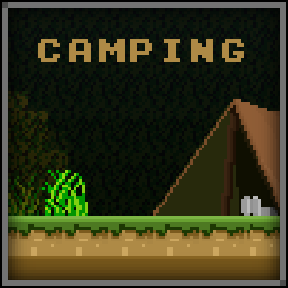
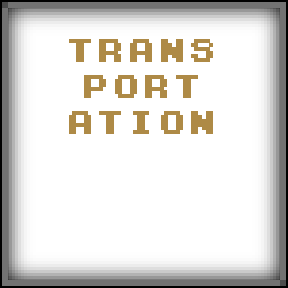
Before/after of a 288px x 288px layered artwork. What changed in the layer stack:
renamed "CAMPING" to "TRANS PORT ATION", painted on it over left=38, top=39, right=244, bottom=134
hid "Layer 1" over left=8, top=8, right=280, bottom=280
